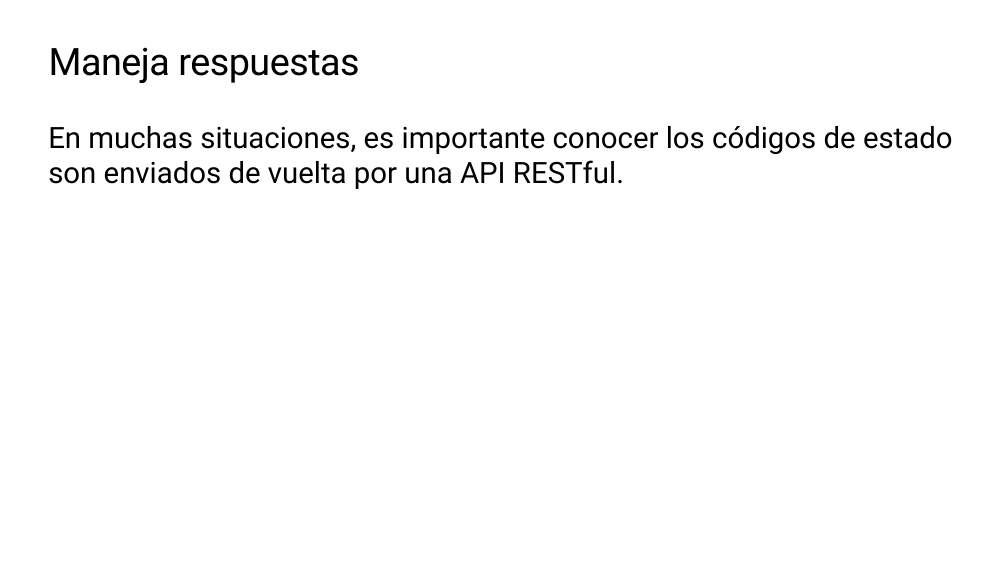
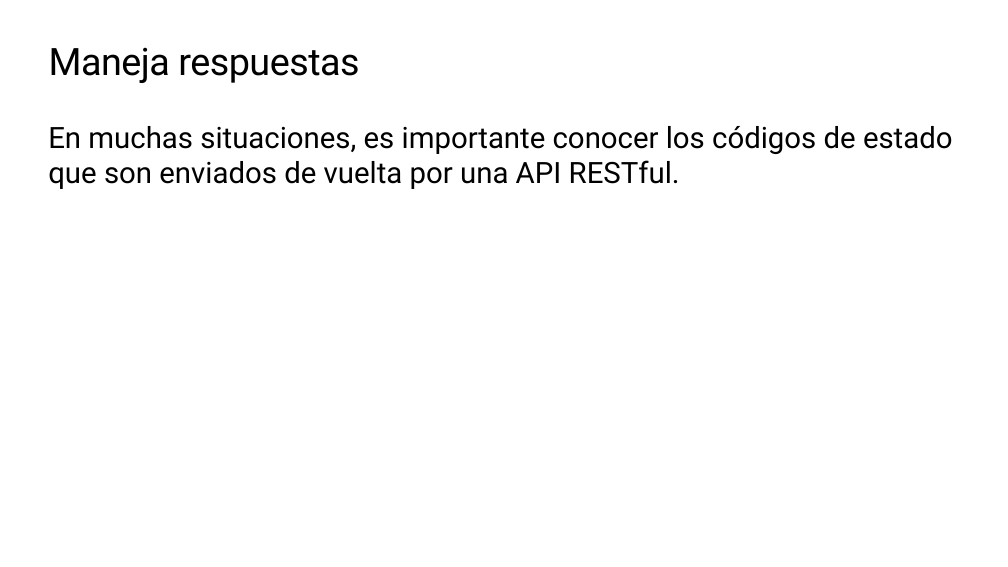
Before and after one commit to microsoft/workshop-library, a slide deck: slide 24 of short/explore-art-rest-api/translations/es/slides.es.pptx. Drawn at 1008x567 pixels with LibreOffice and Linux fonts; fonts in the diff are those of the drawing; background and template pictures are left out. Boxes give left, top, right and bottom in pixels: in the first picture for what was removed or moved away, otherwise in the second. Text is boxed around its words. In the diff, an @@ line names an element or a change of style, - is before the commit and + after.

```diff
--- a/short/explore-art-rest-api/translations/es/slides.es.pptx
+++ b/short/explore-art-rest-api/translations/es/slides.es.pptx
@@ text at bbox=[48, 126, 953, 189]: text changed @@
-En muchas situaciones, es importante conocer los códigos de estado son enviados de vuelta por una API RESTful.
+En muchas situaciones, es importante conocer los códigos de estado que son enviados de vuelta por una API RESTful.
```
Also in this commit, not shown: 14 other slides changed, 2 other files.
